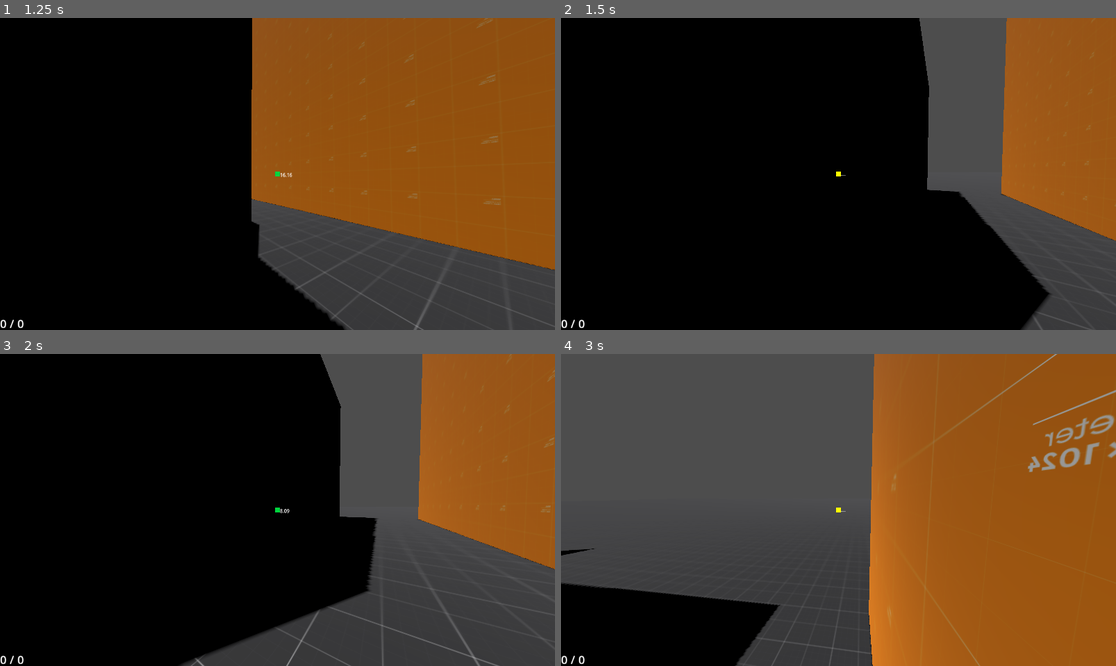
Above: before the commit, frames 1-4 (two rows, left to right).
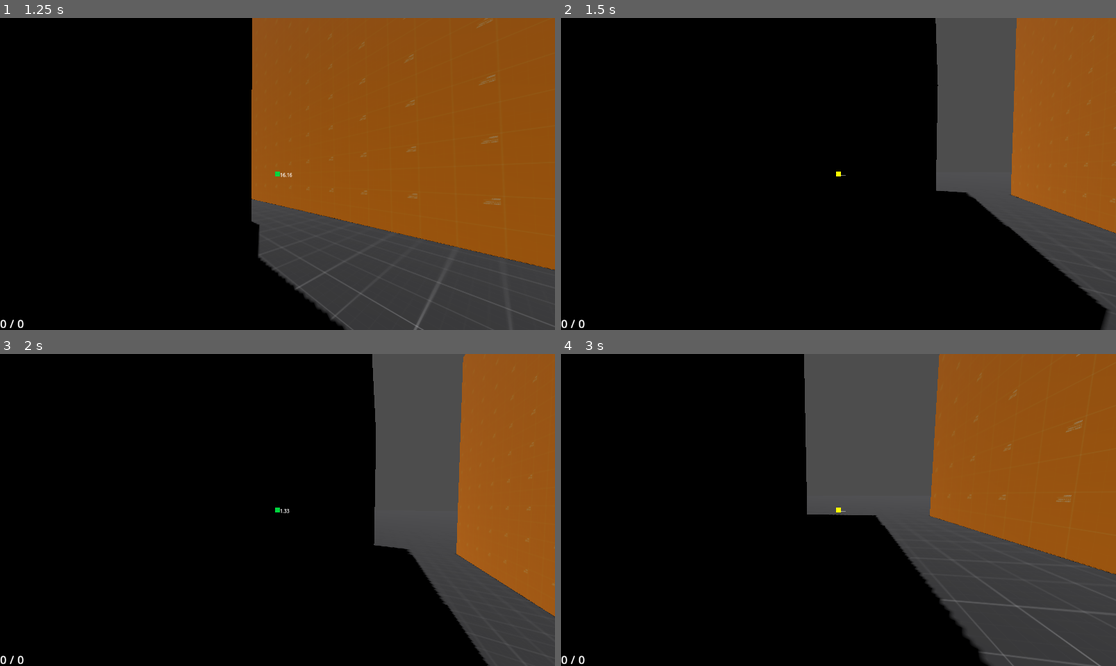
Above: after the commit, the same moments.

Repository: EdmundWohlmuth/Sch-Movement---GODOT
Game: Godot game, scene res://Scenes/Levels/test_level.tscn
Same seed, same stepped clock (60 frames per second), same inputs: the game is played once before the commit and once after it.
Inputs (mouse positions are in pixels of both pictures, inside the frame that each line leads up to):
- Up to frame 1 (1.25 s): tap Enter (ui_accept) at 0.5 s; move the mouse to (305, 174) at 0.52 s; hold W (move_forward) from 0.53 s (still down); hold Right mouse button (grapple) from 0.53 s (still down); tap Space (jump) at 0.77 s; click (305, 174) at 0.8 s
- Up to frame 2 (1.5 s): keep holding W (move_forward); move the mouse to (810, 174) at 1.27 s; release Right mouse button (grapple) at 1.28 s; click (810, 174) at 1.35 s
- Up to frame 3 (2 s): keep holding W (move_forward); tap Space (jump) at 1.52 s; tap Ctrl (slide) at 1.55 s
- Up to frame 4 (3 s): keep holding W (move_forward); move the mouse to (849, 503) at 2.02 s; hold Right mouse button (grapple) 2.03-2.78 s; tap Ctrl (slide) at 2.1 s; move the mouse to (832, 516) at 2.77 s; right-click (832, 516) at 2.85 s

Frame 1 is identical in both runs. In frame 2, 5.2% of the frame differs, in the area x 64-100%, y 0-100%; in frame 3, 19%; in frame 4, 66%, in the area x 0-100%, y 0-100%.

Commit message:
1st pass Weapon Damage

Diff:
--- a/Scenes/Enemies/enemy.tscn
+++ b/Scenes/Enemies/enemy.tscn
@@ -31,6 +31,9 @@
 [node name="hurt_box" parent="." node_paths=PackedStringArray("health", "hurtbox") instance=ExtResource("3_x1rqp")]
 health = NodePath("../Health")
 hurtbox = NodePath("../CollisionShape3D")
+can_take_damage = true
+accept_bullet_damage = true
+accept_explosive_damage = true
 
 [node name="Health" parent="." instance=ExtResource("4_ubio8")]
 total_health = 10
--- a/Scenes/Player/player_char.tscn
+++ b/Scenes/Player/player_char.tscn
@@ -40,7 +40,7 @@
 
 [node name="RayCast3D" type="RayCast3D" parent="Head/Camera3D"]
 transform = Transform3D(1, 0, 0, 0, 1, 0, 0, 0, 1, 0, 0, -0.466261)
-target_position = Vector3(0, 0, -25)
+target_position = Vector3(0, 0, -100)
 collision_mask = 3
 debug_shape_custom_color = Color(1, 0, 1, 1)
 
--- a/Scripts/Character Node Scripts/health.tres.gd
+++ b/Scripts/Character Node Scripts/health.tres.gd
@@ -10,11 +10,17 @@
 # subtract damage from current health
 func take_damage(damage:int):
   current_health -= damage
+  print(str(current_health))
   if current_health <= 0:
     current_health = 0
-    # on_zero_health check
+    kill_character()
 
 # add health to character
 func heal(healing:int):
   take_damage(-healing)
   if current_health > total_health: current_health = total_health
+
+# when a character looses all it's health remove it
+func kill_character():
+  #get_parent().queue_free()
+  print("AM DEAD")
--- a/Scripts/Enemies/enemy_behavior.gd
+++ b/Scripts/Enemies/enemy_behavior.gd
@@ -7,6 +7,10 @@
 var current_weapon:weapon_base
 
 @export var weapon:weapon_node.weapons
+
+# ==== NODES ==== #
+@onready var health: health_node = $Health
+@onready var hurt_box: hurtbox_node = $hurt_box
 
 func _ready() -> void:
   weapon_manager.set_weapon(weapon)
--- a/Scripts/PlayerChar/player_char.gd
+++ b/Scripts/PlayerChar/player_char.gd
@@ -31,6 +31,7 @@
 var can_grapple:bool = true
 var grapple_vector:Vector3 = Vector3.ZERO
 var grapple_point:Vector3 = Vector3.ZERO
+var max_grapple_dist:float = 25.0
 
 # === jumps === #
 var jump_velocity:float = 12.0
@@ -95,7 +96,7 @@
   if is_on_floor() || on_wall:
     if available_jumps != total_jumps: available_jumps = total_jumps
 
-    if wallrun_shape_cast.is_colliding(): press_to_wall(delta) ## ADD SLIDING DOWN WALL WHEN NOT MOVING
+    if wallrun_shape_cast.is_colliding() && !is_on_floor(): press_to_wall(delta) ## ADD SLIDING DOWN WALL WHEN NOT MOVING
 
     if !on_wall:
       crouch_slide()
@@ -127,10 +128,10 @@
     else: velocity.y -= gravity * delta
 
 func handle_attack():
-  if Input.is_action_pressed("shoot") && weapon_manager.weapon_stats.is_full_auto && weapon_manager.weapon_stats.current_ammo > 0:
+  if Input.is_action_pressed("shoot") && weapon_manager.weapon_stats.is_full_auto && weapon_manager.weapon_stats.current_ammo > 0 && weapon_manager.weapon_stats.can_shoot:
     weapon_manager.shoot()
     weapon_knockback()
-  elif Input.is_action_just_pressed("shoot") && !weapon_manager.weapon_stats.is_full_auto && weapon_manager.weapon_stats.current_ammo > 0:
+  elif Input.is_action_just_pressed("shoot") && !weapon_manager.weapon_stats.is_full_auto && weapon_manager.weapon_stats.current_ammo > 0 && weapon_manager.weapon_stats.can_shoot:
     weapon_manager.shoot()
     weapon_knockback()
 
@@ -176,18 +177,17 @@
 
 # Manage player input by checking the current input and setting the direction for later use
 func manage_input():
-  if on_wall: return ##
   var input_dir = Input.get_vector("move_left", "move_right", "move_forward", "move_back")
-  if !on_wall:
-    direction = (head.transform.basis * Vector3(input_dir.x, 0, input_dir.y)).normalized()
-  elif on_wall:
-    var up_vector:Vector3 = Vector3.UP
-    var wall_forward:Vector3 = up_vector.cross(wall_normal)
-
-    if (head.transform.basis - wall_forward).magnitude > (head.transform.basis - -wall_forward).magnitude:
-      wall_forward = -wall_forward
-
-    direction = (head.transform.basis * wall_forward).normalized()
+  #if !on_wall:
+  direction = (head.transform.basis * Vector3(input_dir.x, 0, input_dir.y)).normalized()
+  #elif on_wall:
+    #var up_vector:Vector3 = Vector3.UP
+    #var wall_forward:Vector3 = up_vector.cross(wall_normal)
+    #
+    #if (head.transform.basis - wall_forward).magnitude > (head.transform.basis - -wall_forward).magnitude:
+      #wall_forward = -wall_forward
+
+    #direction = (head.transform.basis * wall_forward).normalized()
 
 # This adds mommentmum to the character gradually to keep true to the original build that uses a Rigidbody
 func handle_movement(delta):
@@ -212,7 +212,7 @@
 
 # keeps the player moving toward the wall to allow wallrunning
 func press_to_wall(delta):
-  self.velocity += wall_normal * 8 * delta
+  self.velocity -= wall_normal * 4 * delta
 
 # reduces the size of the player and grants a small speed boost with high friction
 func crouch_slide():
@@ -233,6 +233,13 @@
   if Input.is_action_just_pressed("slide") && !is_sliding && !is_on_floor():
     pass # change for special movement
 
+func is_in_grapple_range(there) -> bool:
+  var here = grapple_cast.global_transform.origin
+  var distance = here.distance_to(there)
+
+  if distance > max_grapple_dist: return false
+  else: return true
+
 # gets and sets initial point of grapple
 func set_grapple():
   if grapple_cast.is_colliding():
@@ -244,7 +251,7 @@
 
 # Emit signal to UI for crosshair colors and juice
 func set_crosshair_juice():
-  if grapple_cast.is_colliding() && can_grapple:
+  if grapple_cast.is_colliding() && can_grapple && is_in_grapple_range(grapple_cast.get_collision_point()):
     SignalManager.emit_signal("send_dist_info", self.position.distance_to(grapple_cast.get_collision_point()))
     if grapple_cast.get_collider().collision_layer == 1: SignalManager.emit_signal("update_crosshair", 2)
     else: SignalManager.emit_signal("update_crosshair", 1)
@@ -258,6 +265,7 @@
 # determines what function is played when the grapple connects with a collision
 func check_grapple_type():
     if !grapple_cast.is_colliding(): return
+    if !is_in_grapple_range(grapple_cast.get_collision_point()): return
 
     if grapple_cast.get_collider().collision_layer == 1: set_grapple()
     elif grapple_cast.get_collider().collision_layer == 2: weapon_steal()
@@ -281,6 +289,7 @@
 
   weapon_manager.set_weapon(cast_target.weapon_manager.current_weapon)
   cast_target.weapon_manager.set_weapon(weapon_manager.weapons.MELEE, true)
+  weapon_manager.weapon_stats.raycast = grapple_cast
   SignalManager.emit_signal("update_weapon_data", weapon_manager.weapon_stats.current_ammo, weapon_manager.weapon_stats.total_ammo, true)
 
 func wallrun_juice():
--- a/Weapon Resources/AutoPistol.tres
+++ b/Weapon Resources/AutoPistol.tres
@@ -11,7 +11,7 @@
 base_bullet_spread = 0.0
 current_bullet_spread = 0.0
 max_bullet_spread = 0.0
-knock_back = null
+knock_back = 0.0
 projectile_type = 0
 total_ammo = 15
 current_ammo = 15
--- /dev/null
+++ b/Weapon Resources/Projectile Resources/rocket_projectile.tscn
@@ -0,0 +1,50 @@
+[gd_scene load_steps=6 format=3 uid="uid://mshkxny53737"]
+
+[sub_resource type="GDScript" id="GDScript_0kqx3"]
+script/source = "extends RigidBody3D
+
+@export var projectile_stats:projectile_base
+
+var spawn_pos:Vector3
+var spawn_rot:Vector3
+
+# Called when the node enters the scene tree for the first time.
+func _ready() -> void:
+  pass # Replace with function body.
+
+
+func _physics_process(delta: float) -> void:
+  pass
+"
+
+[sub_resource type="GDScript" id="GDScript_p1ljc"]
+script/source = "extends Resource
+class_name projectile_base
+
+@export var gravity_effected:bool
+@export var is_grappleable:bool
+@export var speed:float
+@export var damage:float"
+
+[sub_resource type="Resource" id="Resource_w7qe4"]
+script = SubResource("GDScript_p1ljc")
+gravity_effected = true
+is_grappleable = true
+speed = 6.0
+damage = 10.0
+
+[sub_resource type="CapsuleShape3D" id="CapsuleShape3D_0kqx3"]
+
+[sub_resource type="CapsuleMesh" id="CapsuleMesh_p1ljc"]
+
+[node name="Rocket_Projectile" type="RigidBody3D"]
+script = SubResource("GDScript_0kqx3")
+projectile_stats = SubResource("Resource_w7qe4")
+
+[node name="CollisionShape3D" type="CollisionShape3D" parent="."]
+transform = Transform3D(0.2, 0, 0, 0, -8.74228e-09, -0.2, 0, 0.2, -8.74228e-09, 0, 0, 0)
+shape = SubResource("CapsuleShape3D_0kqx3")
+
+[node name="MeshInstance3D" type="MeshInstance3D" parent="CollisionShape3D"]
+mesh = SubResource("CapsuleMesh_p1ljc")
+skeleton = NodePath("../..")
--- a/Weapon Resources/RepeatingShotgun.tres
+++ b/Weapon Resources/RepeatingShotgun.tres
@@ -11,7 +11,7 @@
 base_bullet_spread = 0.0
 current_bullet_spread = 0.0
 max_bullet_spread = 0.0
-knock_back = 3.0
+knock_back = 6.0
 projectile_type = 0
 total_ammo = 5
 current_ammo = 5
--- a/Weapon Resources/Rifle.tres
+++ b/Weapon Resources/Rifle.tres
@@ -6,14 +6,12 @@
 script = ExtResource("1_yh111")
 damage = 6
 is_full_auto = true
-projectile_num = 1
+bullet_num = 1
 shot_cooldown_time = 0.25
-base_projectile_spread = 1.0
-current_projectile_spread = 1.0
-max_projectile_spread = 5.0
-knock_back = 0.5
+base_bullet_spread = 0.0
+current_bullet_spread = 0.0
+max_bullet_spread = 0.0
+knock_back = 4.0
 projectile_type = 0
-projectile_speed = 0.0
-does_projectile_drop = false
 total_ammo = 30
 current_ammo = 30
--- a/Weapon Resources/RocketLauncher.tres
+++ b/Weapon Resources/RocketLauncher.tres
@@ -4,8 +4,9 @@
 
 [resource]
 script = ExtResource("1_ncioc")
-projectile_speed = 0.0
-does_projectile_drop = false
+projectile_speed = 10.0
+does_projectile_drop = true
+is_grappleable = true
 damage = 100
 is_full_auto = false
 bullet_num = 0
--- a/Weapon Resources/TestWeapon.tres
+++ b/Weapon Resources/TestWeapon.tres
@@ -4,14 +4,14 @@
 
 [resource]
 script = ExtResource("1_d467n")
-damage = 6
+damage = 5
 is_full_auto = false
-bullet_num = 1
-shot_cooldown_time = 0.1
+bullet_num = 6
+shot_cooldown_time = 0.2
 base_bullet_spread = 0.0
 current_bullet_spread = 0.0
 max_bullet_spread = 0.0
-knock_back = 6.0
+knock_back = 10.0
 projectile_type = 0
 total_ammo = 2
 current_ammo = 2
--- a/Weapon Resources/weapon_base.gd
+++ b/Weapon Resources/weapon_base.gd
@@ -18,6 +18,7 @@
 @export var total_ammo:int
 @export var current_ammo:int
 
+var raycast:RayCast3D
 var can_shoot:bool = true
 
 func _ready() -> void:
@@ -30,10 +31,14 @@
 func on_shoot():
   if !can_shoot: return
   if projectile_type != projectile_types.melee:
-    if current_ammo > 0:
+    if current_ammo > 0: # Shoot the Gun
       current_ammo -= 1
       SignalManager.emit_signal("update_weapon_data", current_ammo, total_ammo, true)
+      #draw_hit_scan()
       can_shoot = false
+      if raycast.get_collider().is_class("CharacterBody3D"):
+        raycast.get_collider().hurt_box.on_hit(damage, 0)
+
       if current_ammo <= 0: on_no_ammo()
 
     elif current_ammo <= 0: on_no_ammo()
@@ -46,3 +51,9 @@
 # allow weapon to fire again
 func re_enable_shoot():
   can_shoot = true
+
+func draw_hit_scan(pos:Vector3, radius:float = 0.05, color:Color = Color.WHITE) -> MeshInstance3D:
+  var mesh_instance := MeshInstance3D.new()
+  var material := ORMMaterial3D.new()
+
+  return
--- a/Weapon Resources/weapon_projectile.gd
+++ b/Weapon Resources/weapon_projectile.gd
@@ -2,6 +2,7 @@
 
 @export var projectile_speed:float
 @export var does_projectile_drop:bool
+@export var is_grappleable:bool
 
 # Called when the node enters the scene tree for the first time.
 func _ready() -> void:
@@ -11,3 +12,6 @@
 # Called every frame. 'delta' is the elapsed time since the previous frame.
 func _process(delta: float) -> void:
   pass
+
+func on_shoot():
+  if !can_shoot: return
